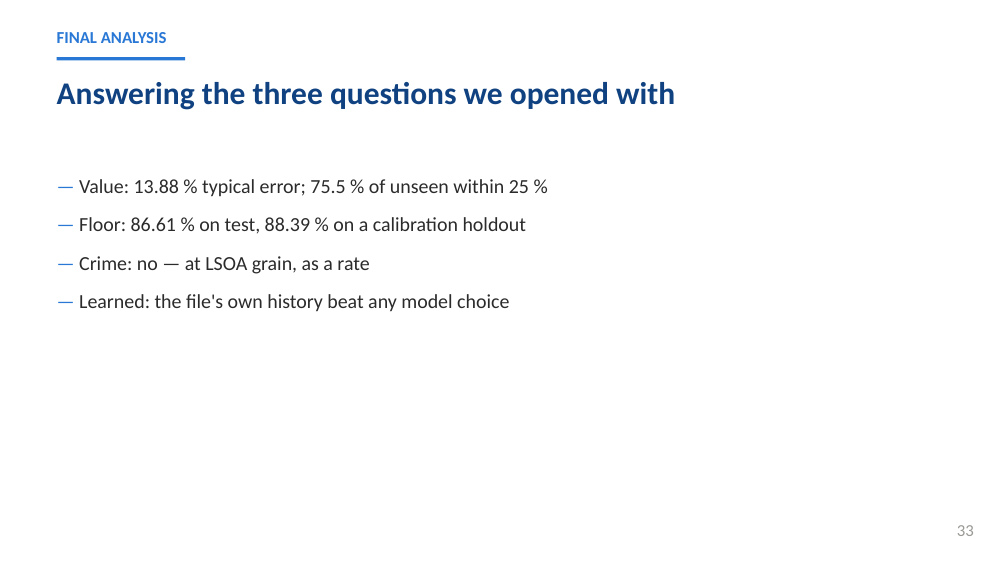
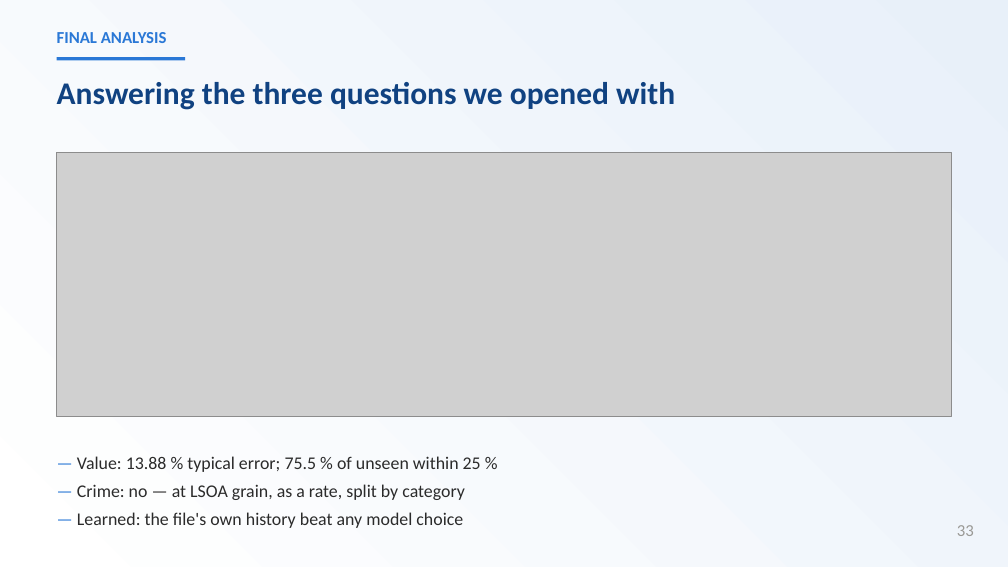
Before and after one commit to GiladAviv/LondonFlipFinder, a slide deck: slide 33 of presentation.pptx. Drawn at 1008x567 pixels with LibreOffice and Linux fonts; fonts in the diff are those of the drawing; grey boxes stand for pictures. Boxes give left, top, right and bottom in pixels: in the first picture for what was removed or moved away, otherwise in the second. Text is boxed around its words. In the diff, an @@ line names an element or a change of style, - is before the commit and + after.

```diff
--- a/presentation.pptx
+++ b/presentation.pptx
@@ rectangle added at [0, 0, 1008, 567], fill gradient #FFFFFF to #E8F0F9 @@
@@ picture added at [57, 153, 951, 417] @@
@@ text "— Value: 13.88 % typical ...": place and size @@
-text "— Value: 13.88 % typical ..." at [79, 179, 529, 312]
+text "— Value: 13.88 % typical ..." at [77, 456, 481, 528]
@@ text at [77, 456, 481, 528]: size 19 to 17 pt in "— Value: 13.88 % typical error; 75.5 ...", "— Learned: the file's own history beat ..."; less space between paragraphs @@
@@ text at [77, 484, 465, 500]: text changed; size 19 to 17 pt @@
-— Floor: 86.61 % on test, 88.39 % on a calibration holdout
-— Crime: no — at LSOA grain, as a rate
+— Crime: no — at LSOA grain, as a rate, split by category
```
Also in this commit, not shown: 47 other slides changed, 7 other files.
